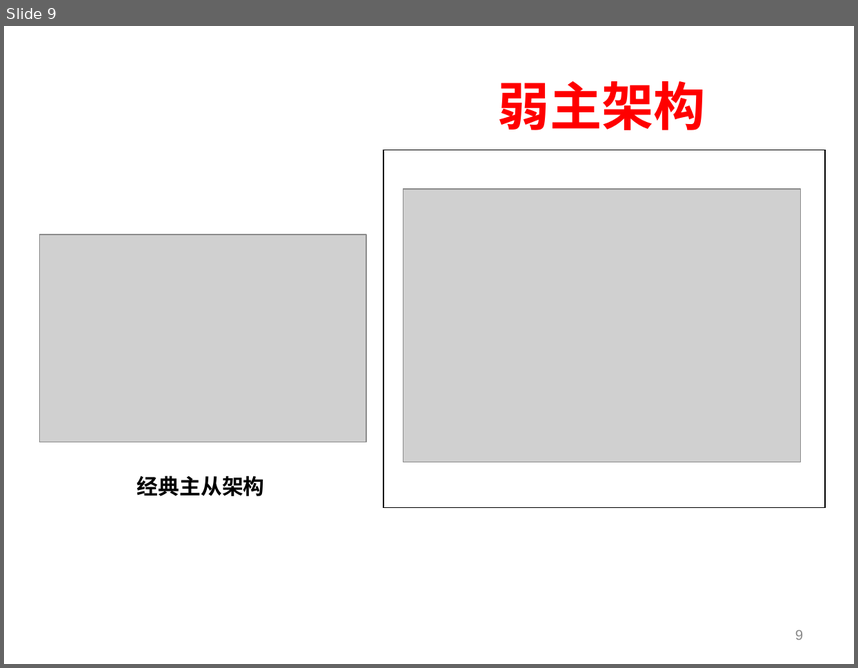
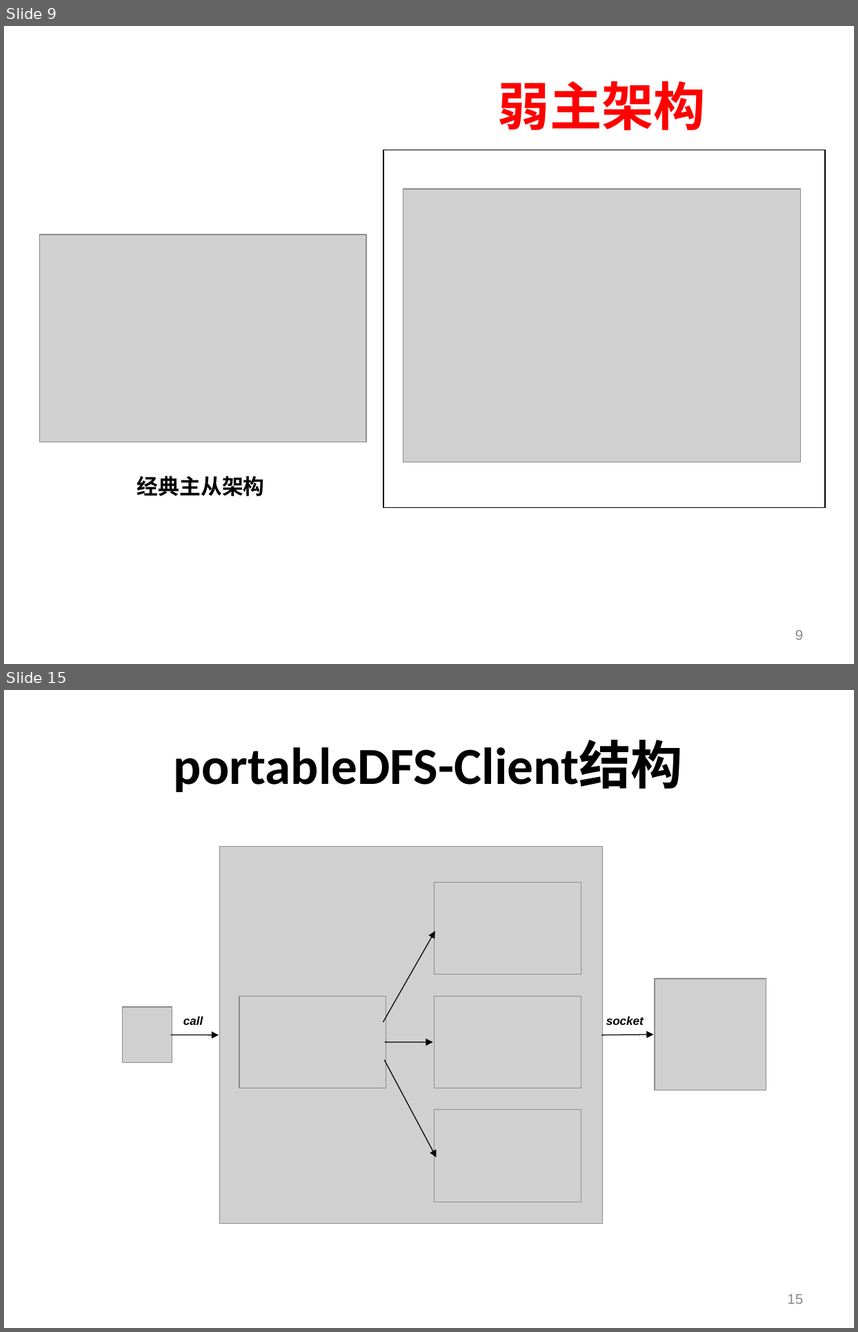
Before and after one commit to machicao2013/mooon, a slide deck: applications/lightfs/doc/portableDFS-便携式分布式文件系统.ppt. Shown one above the other, each under a label of ours: slide 9 before the commit, slides 9 and 15 after it; the slides between them are not shown. The pictures are 858x668 and 858x1332 pixels, drawn with LibreOffice and Linux fonts; fonts in the diff are those of the drawing; grey boxes stand for pictures; background and template pictures are left out. Boxes give left, top, right and bottom in pixels: in the first picture for what was removed or moved away, otherwise in the second. Text is boxed around its words. In the diff, an @@ line names an element or a change of style, - is before the commit and + after.

```diff
--- a/applications/lightfs/doc/portableDFS-便携式分布式文件系统.ppt
+++ b/applications/lightfs/doc/portableDFS-便携式分布式文件系统.ppt
@@ slide 15 added at (x1=4, y1=690, x2=854, y2=1328), background picture (left out) @@
@@ title added at (x1=174, y1=740, x2=683, y2=792), 44 pt, text #000000, bold @@
+portableDFS-Client结构
@@ picture added at (x1=220, y1=847, x2=604, y2=1223) @@
@@ picture added at (x1=434, y1=882, x2=582, y2=974) @@
@@ arrow added from (383, 1021) to (435, 931), #000000 0.74 pt @@
@@ picture added at (x1=654, y1=978, x2=766, y2=1090) @@
@@ picture added at (x1=239, y1=996, x2=386, y2=1088) @@
@@ picture added at (x1=434, y1=996, x2=582, y2=1088) @@
@@ picture added at (x1=122, y1=1007, x2=172, y2=1063) @@
@@ text added at (x1=183, y1=1016, x2=203, y2=1025), 10 pt, text #000000, bold, italic @@
+call
@@ text added at (x1=606, y1=1016, x2=644, y2=1025), 10 pt, text #000000, bold, italic @@
+socket
@@ arrow added from (170, 1034) to (218, 1035), #000000 0.74 pt @@
@@ arrow added from (602, 1035) to (653, 1034), #000000 0.74 pt @@
@@ arrow added from (384, 1060) to (437, 1156), #000000 0.74 pt @@
@@ arrow added from (385, 1042) to (433, 1042), #000000 0.74 pt @@
@@ picture added at (x1=434, y1=1109, x2=582, y2=1201) @@
@@ page number added at (x1=787, y1=1294, x2=803, y2=1303), 12 pt, text #898989 @@
+15
```
Also in this commit, not shown: 9 slides changed, 5 other slides added, 2 slides removed.
